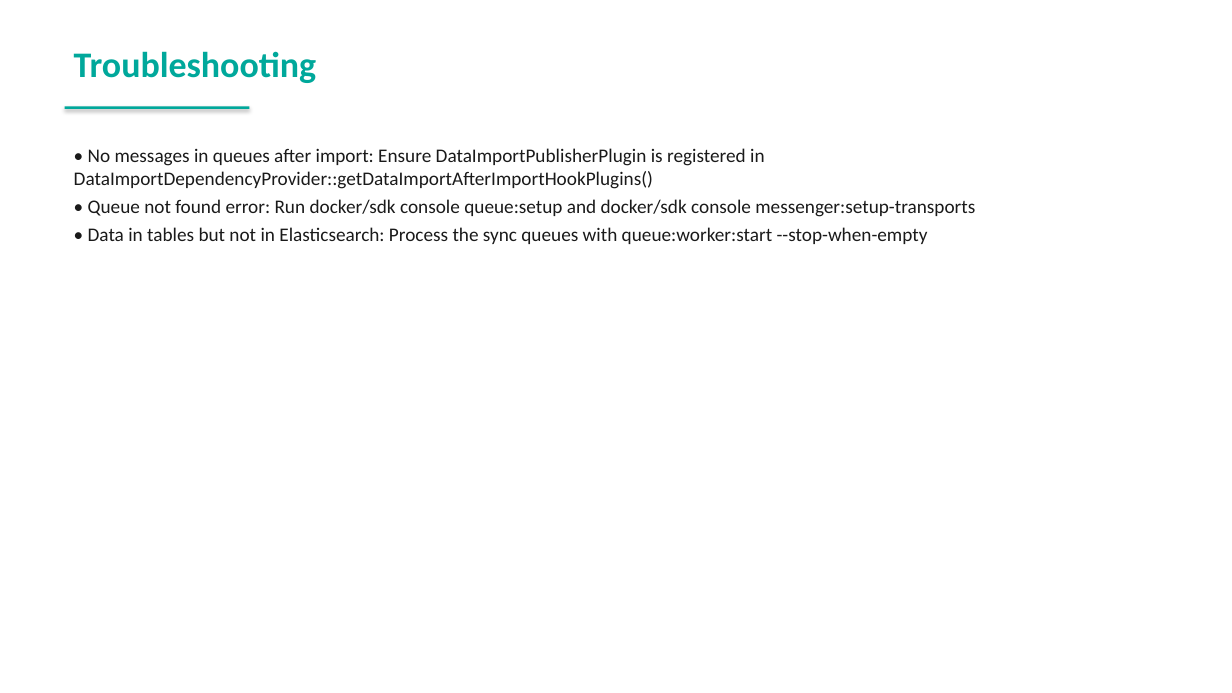
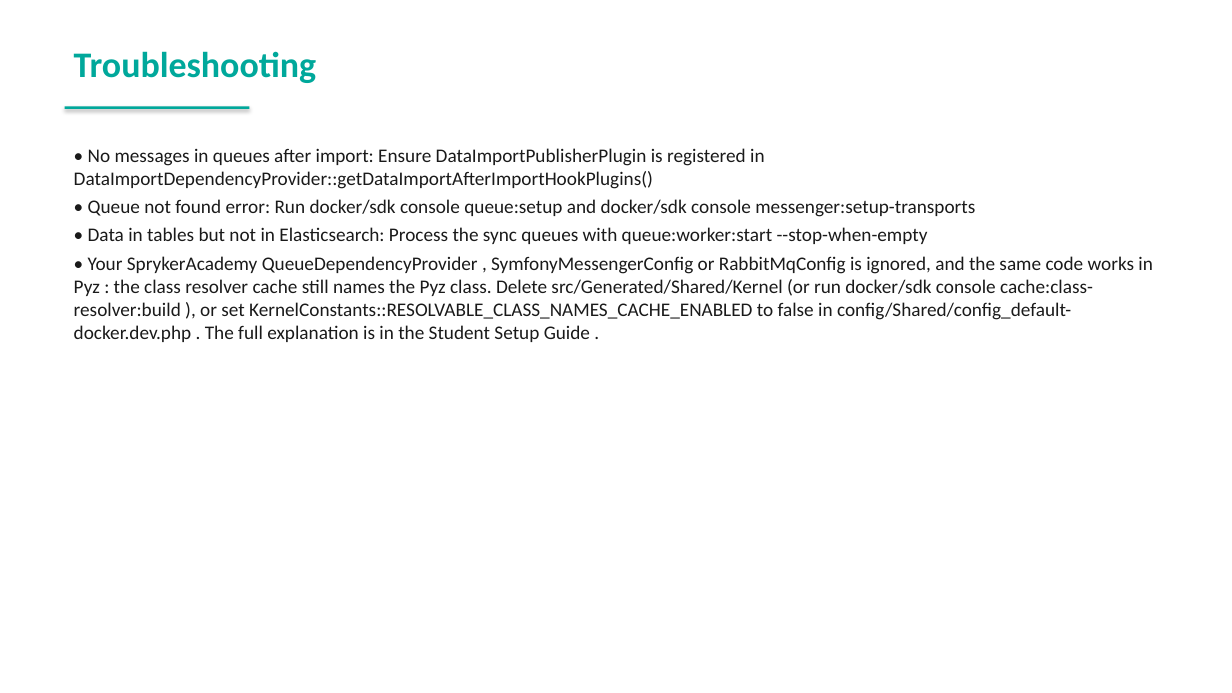
Before and after one commit to spryker-academy/instructor-exercises, a slide deck: slide 110 of guides-pptx/spryker-academy-professional.pptx. Drawn at 1232x693 pixels with LibreOffice and Linux fonts; fonts in the diff are those of the drawing. Boxes give left, top, right and bottom in pixels: in the first picture for what was removed or moved away, otherwise in the second. Text is boxed around its words. In the diff, an @@ line names an element or a change of style, - is before the commit and + after.

```diff
--- a/guides-pptx/spryker-academy-professional.pptx
+++ b/guides-pptx/spryker-academy-professional.pptx
@@ text at (74,256,1153,342): paragraph added @@
+• Your SprykerAcademy QueueDependencyProvider , SymfonyMessengerConfig or RabbitMqConfig is ignored, and the same code works in Pyz : the class resolver cache still names the Pyz class. Delete src/Generated/Shared/Kernel (or run docker/sdk console cache:class-resolver:build ), or set KernelConstants::RESOLVABLE_CLASS_NAMES_CACHE_ENABLED to false in config/Shared/config_default-docker.dev.php . The full explanation is in the Student Setup Guide .
```
Also in this commit, not shown: 3 other slides changed, 3 slides added, 18 other files.
